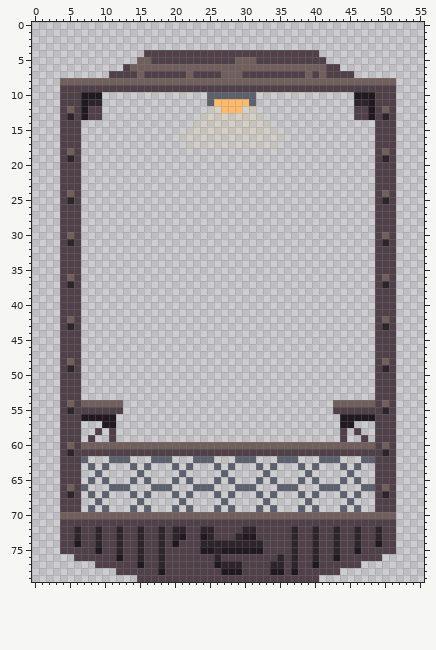
A sprite sheet gets an edit: Graphics/Atlases/Gameplay/objects/StrawberryJam2021/solarElevator/front.png. The first picture shows the starting point.
The file is 56x80 pixels. Pixels under 10% opacity are left out. Colours within 5 levels of each other are drawn and written as one.
The same view after the edit:
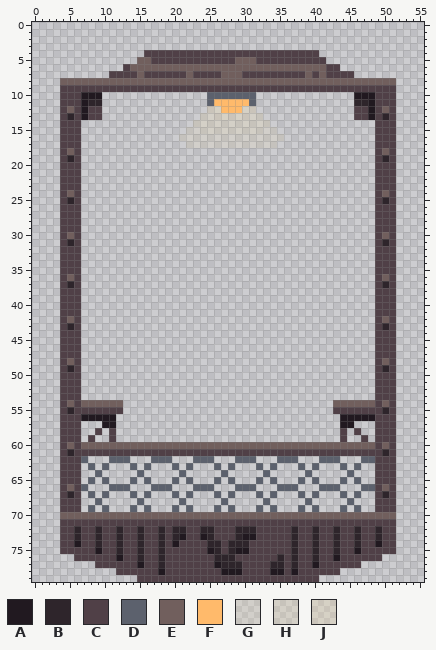
Palette (. is transparent): A #211920  B #2e252b  C #504047  D #5c616d  E #715f5d  F #ffba6b  G #ffe1951c  H #ffe19525  J #ffe1952e
Changes in this commit:
@@ x 22..34 @@
 71 CCCCCCCCCCCCC
-72 CCBBCCCCBBCCC
+72 CCBBCCCBBBCCC
 73 CCABCCCBAACCC
-74 CCBBBBBBBBBCC
-75 CCAABAAAAAACC
-76 CCCCBCCCCCCCC
+74 CCCBBCBBBCCCC
+75 CCCABCBAACCCC
+76 CCCCBBBCCCCCC
 77 CCCCABBBCCCCB
Where, in picture pixels (left, top, right, bottom), the same in both pictures:
changed: (200, 526, 263, 561)
